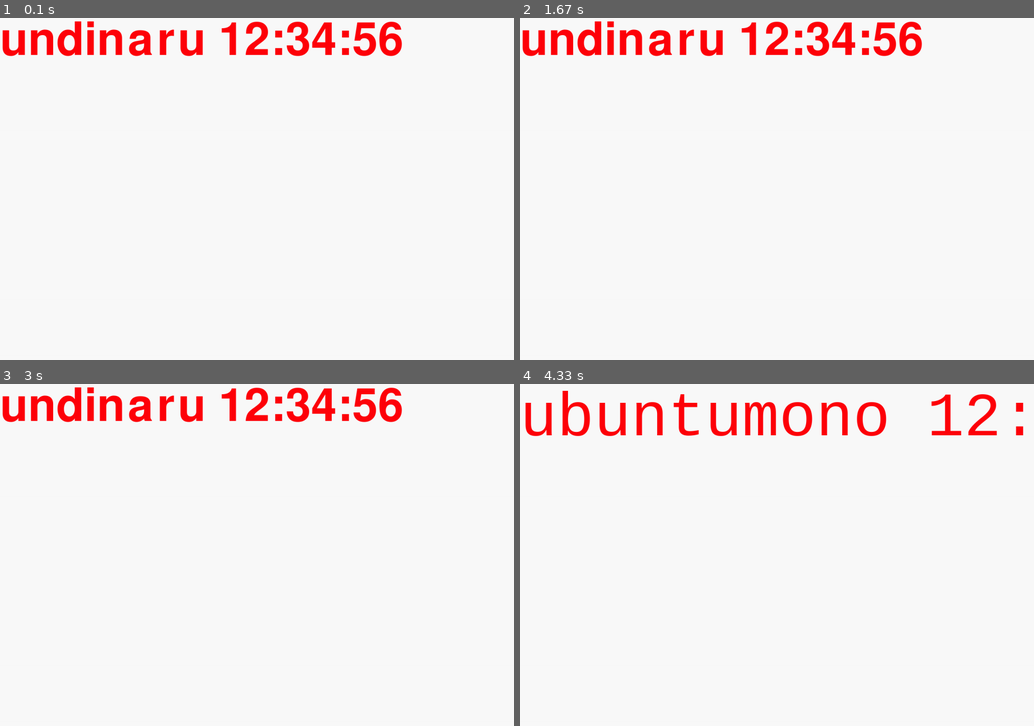
Above: before the commit, frames 1-4 (two rows, left to right).
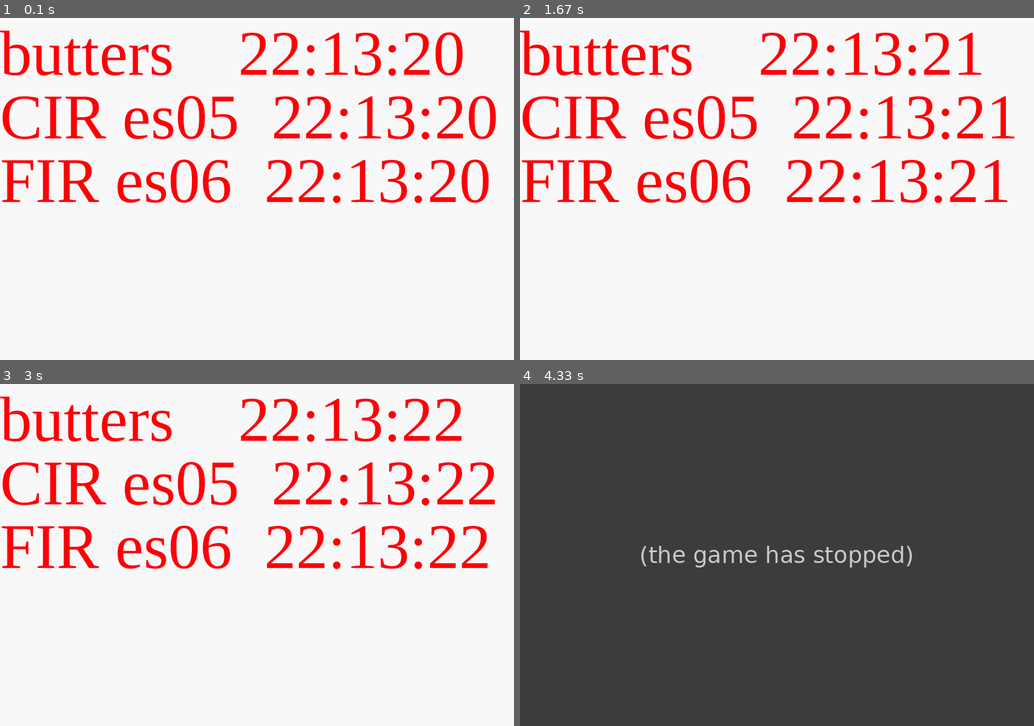
Above: after the commit, the same moments.

Repository: baluneboy/pims
Game: pygame game, started from sandbox/pygame_large_font.py
Same seed, same stepped clock (60 frames per second), same inputs: the game is played once before the commit and once after it. The source is Python 2; it was converted automatically to run under Python 3.
Inputs:
- Up to frame 1 (0.1 s): no input
- Up to frame 2 (1.67 s): no input
- Up to frame 3 (3 s): hold Esc 1.83-2.3 s
- Up to frame 4 (4.33 s): no input

The runs differ from the first frame. In frame 1, 12% of the frame differs, in the area x 0-97%, y 1-55%; in frame 2, 12%; in frame 3, 12%; in frame 4, 100%, in the area x 0-100%, y 0-100%.
After the commit the program exited at 3 s; later frames show no game.

Commit message:
Tinkered pygame_large_font.py.

Diff:
--- a/sandbox/pygame_large_font.py
+++ b/sandbox/pygame_large_font.py
@@ -1,8 +1,13 @@
+#!/usr/bin/env python
+
 import os
 import time
+import datetime
 import pygame
 from pygame.locals import *
 
+_FONT = 'cambria' # undinaru
+_FONTSIZE = 186
 os.environ['SDL_VIDEO_CENTERED'] = '1'
 
 def main():
@@ -28,45 +33,42 @@
     pygame.display.flip()
 
     # Event loop
-    while 1:
+    running = True
+    while running:
         for event in pygame.event.get():
-            if event.type == QUIT:
-                pygame.quit()
-                raise SystemExit
-            elif event.type == KEYDOWN and event.key == K_ESCAPE:
-                pygame.quit()
-                raise SystemExit
+            if event.type == QUIT or (event.type == KEYDOWN and event.key == K_ESCAPE):
+                running = False
 
-        #for f in ['calibri', 'cambria', 'cambriamath', 'kinnari', 'norasi', 'rachana', 'sawasdee', 'ubuntu', 'ubuntumono', 'undinaru', 'ungungseo']: #pygame.font.get_fonts():
-        #for f in ['ubuntu', 'ubuntumono', 'undinaru', 'ungungseo']: #pygame.font.get_fonts():
-        for f in ['undinaru', 'ubuntumono']:
-            print f
-            # Fill background
-            background = pygame.Surface(screen.get_size())
-            background = background.convert()
-            background.fill((250, 250, 250))
+        # Fill background
+        background = pygame.Surface(screen.get_size())
+        background = background.convert()
+        background.fill((250, 250, 250))
 
-            # Display some text
-            try:
-                font = pygame.font.SysFont(f, 196)
-                txt = f + ' 12:34:56'
-                text = font.render(txt, 1, (255, 0, 10))
-                textpos = text.get_rect()
-                #textpos.centerx = background.get_rect().centerx
-            except:
-                font = pygame.font.SysFont("monospace", 196)
-                txt = 'not ' + f
-                text = font.render(txt, 1, (255, 0, 10))
-                textpos = text.get_rect()
-                #textpos.centerx = background.get_rect().centerx
-            background.blit(text, textpos)
+        # Display some text
+        font = pygame.font.SysFont(_FONT, _FONTSIZE)
+        txt = 'butters    %s' % datetime.datetime.now().strftime('%H:%M:%S')
+        text = font.render(txt, 1, (255, 0, 10))
+        textpos = text.get_rect()
+        background.blit(text, textpos)
 
-            # Blit everything to the screen
-            screen.blit(background, (0, 0))
-            pygame.display.flip()
-            time.sleep(3)
+        txt = 'CIR es05  %s' % datetime.datetime.now().strftime('%H:%M:%S')
+        text = font.render(txt, 1, (255, 0, 10))
+        textpos = text.get_rect()
+        textpos.centery += _FONTSIZE
+        background.blit(text, textpos)
 
-    pygame.quit()  # Keep this IDLE friendly
+        txt = 'FIR es06  %s' % datetime.datetime.now().strftime('%H:%M:%S')
+        text = font.render(txt, 1, (255, 0, 10))
+        textpos = text.get_rect()
+        textpos.centery += 2 * _FONTSIZE
+        background.blit(text, textpos)
+
+        # Blit everything to the screen
+        screen.blit(background, (0, 0))
+        pygame.display.flip()
+        time.sleep(1)
+
+    pygame.quit()  # keep this interpreter friendly
 
 if __name__ == '__main__':
     main()
--- /dev/null
+++ b/sandbox/pygame_marquee.py
@@ -0,0 +1,49 @@
+#!/usr/bin/env python
+
+import os
+import time
+import datetime
+import pygame
+# Global imports are bad juju, for posterity's sake, don't do this in your code
+from pygame.locals import *
+from sys import exit
+
+# Specify display dimensions and filenames
+SCREEN_SIZE = (640, 480)
+scrolling_image_filename = '/Users/ken/Downloads/r_dogs2.png'
+stationary_image_filename = '/Users/ken/Downloads/flames.gif'
+
+# Reads like English, if none of this makes sense, ping me :D
+pygame.init()
+screen = pygame.display.set_mode(SCREEN_SIZE, 0, 32)
+background = pygame.image.load(stationary_image_filename).convert()
+foreground = pygame.image.load(scrolling_image_filename).convert_alpha()
+
+x, y = 0, 0
+move_x = 0
+
+while True:
+
+    for event in pygame.event.get():
+        if event.type == QUIT:
+            raise SystemExit
+
+        if event.type == KEYDOWN:
+            if event.key == K_LEFT:
+                move_x = -5
+            elif event.key == K_RIGHT:
+                move_x = +5
+
+        if event.type == KEYUP:
+            if event.key == K_LEFT:
+                move_x = 0
+            elif event.key == K_RIGHT:
+                move_x = 0
+
+    x += move_x
+
+    screen.fill((0, 0, 0))
+    screen.blit(background, (0, y))
+    screen.blit(foreground, (x, y))
+
+    pygame.display.update()
